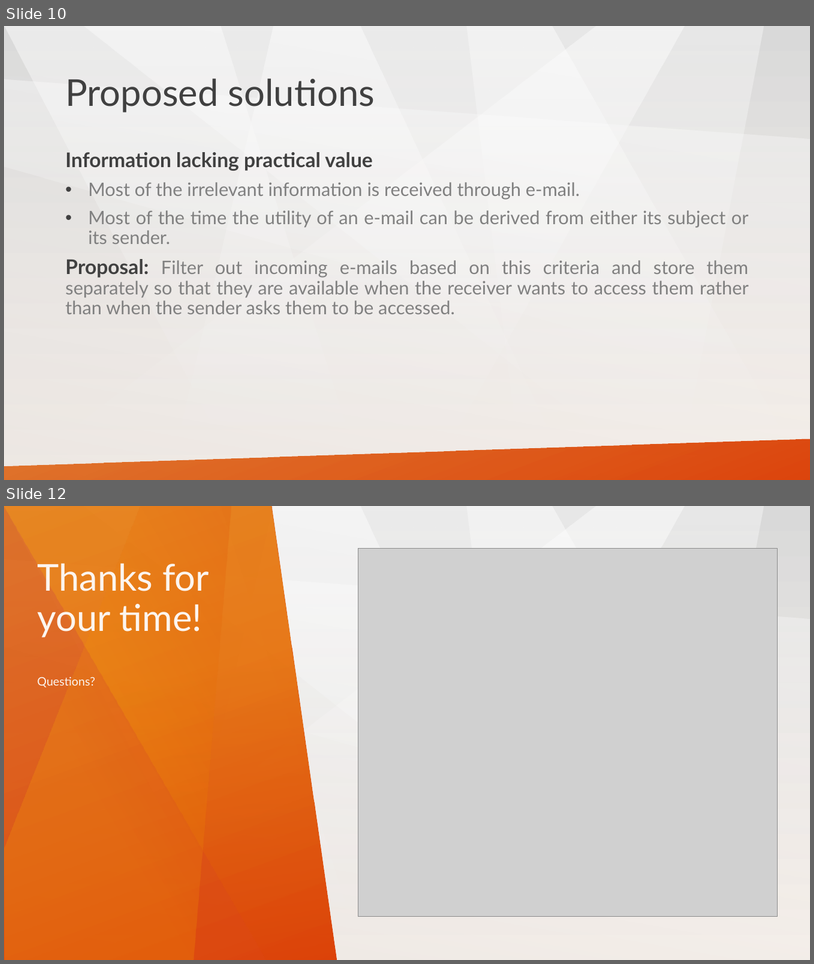
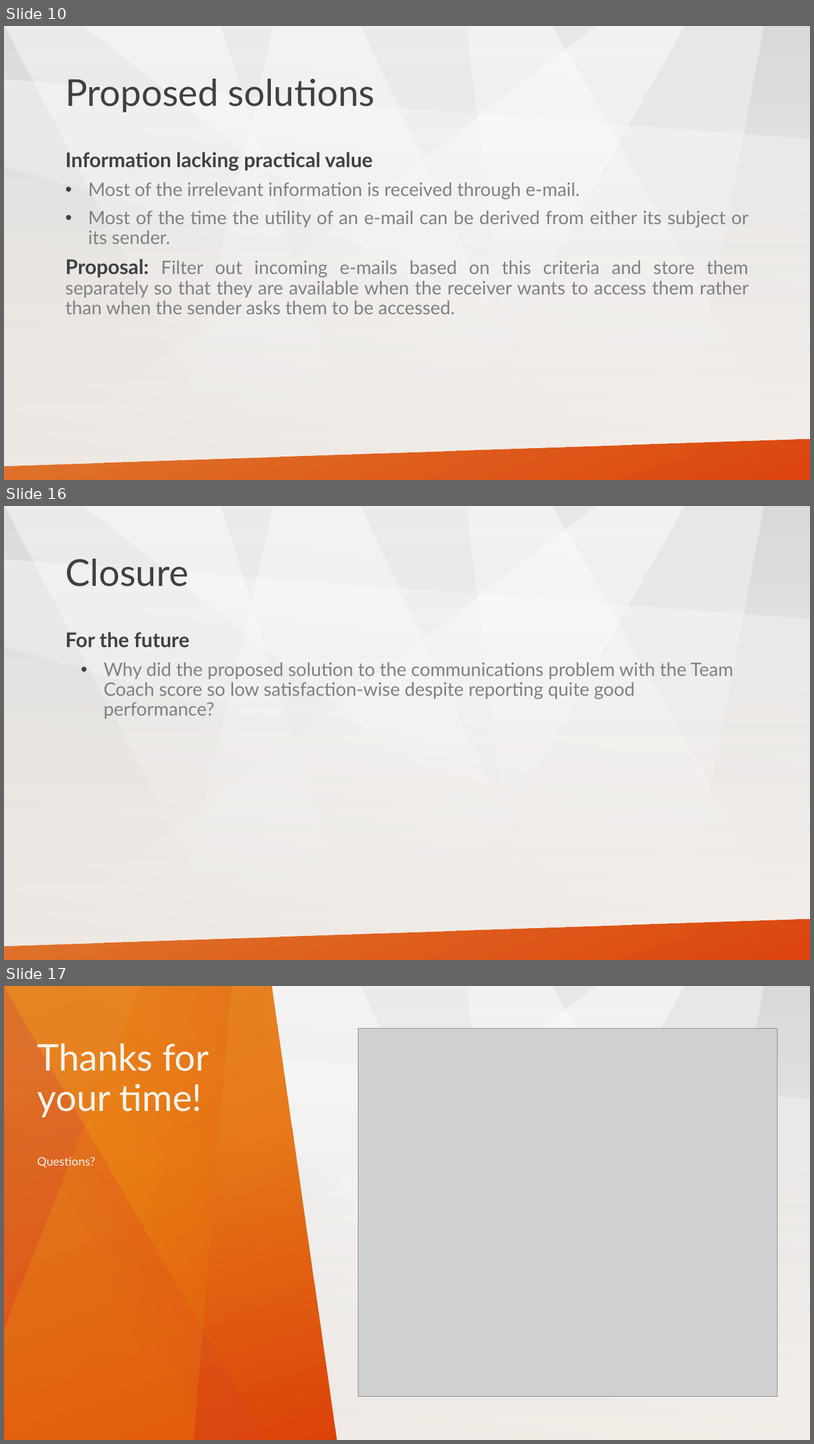
Before and after one commit to stoyicker/thesis-tex, a slide deck: Presentation material/ericsson_presentation.pptx. Shown one above the other, each under a label of ours: slides 10 and 12 before the commit, slides 10, 16 and 17 after it; the slides between them are not shown. The pictures are 814x964 and 814x1444 pixels, drawn with LibreOffice and Linux fonts; fonts in the diff are those of the drawing; grey boxes stand for pictures. Boxes give left, top, right and bottom in pixels: in the first picture for what was removed or moved away, otherwise in the second. Text is boxed around its words. In the diff, an @@ line names an element or a change of style, - is before the commit and + after.

```diff
--- a/Presentation material/ericsson_presentation.pptx
+++ b/Presentation material/ericsson_presentation.pptx
@@ slide 16 added at bbox=[4, 506, 810, 960], background gradient #D9D9D9 to #FCF5EF; not listed: 8 template elements that a slide beside it also shows @@
@@ title added at bbox=[65, 558, 188, 586], 44 pt, text #404040 @@
+Closure
@@ text added at bbox=[65, 632, 734, 718], 22 pt, text #808080 @@
+For the future
+  • Why did the proposed solution to the communications problem with the Team Coach score so low satisfaction-wise despite reporting quite good performance?
@@ what was slide 12 is now slide 17 @@
```
Also in this commit, not shown: 4 slides changed, 4 other slides added, 1 other file.
